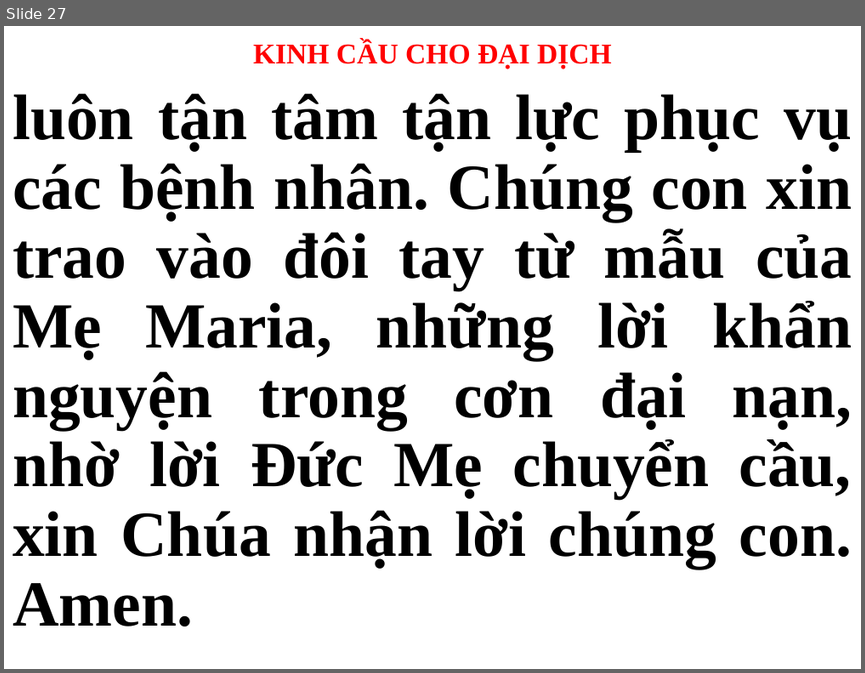
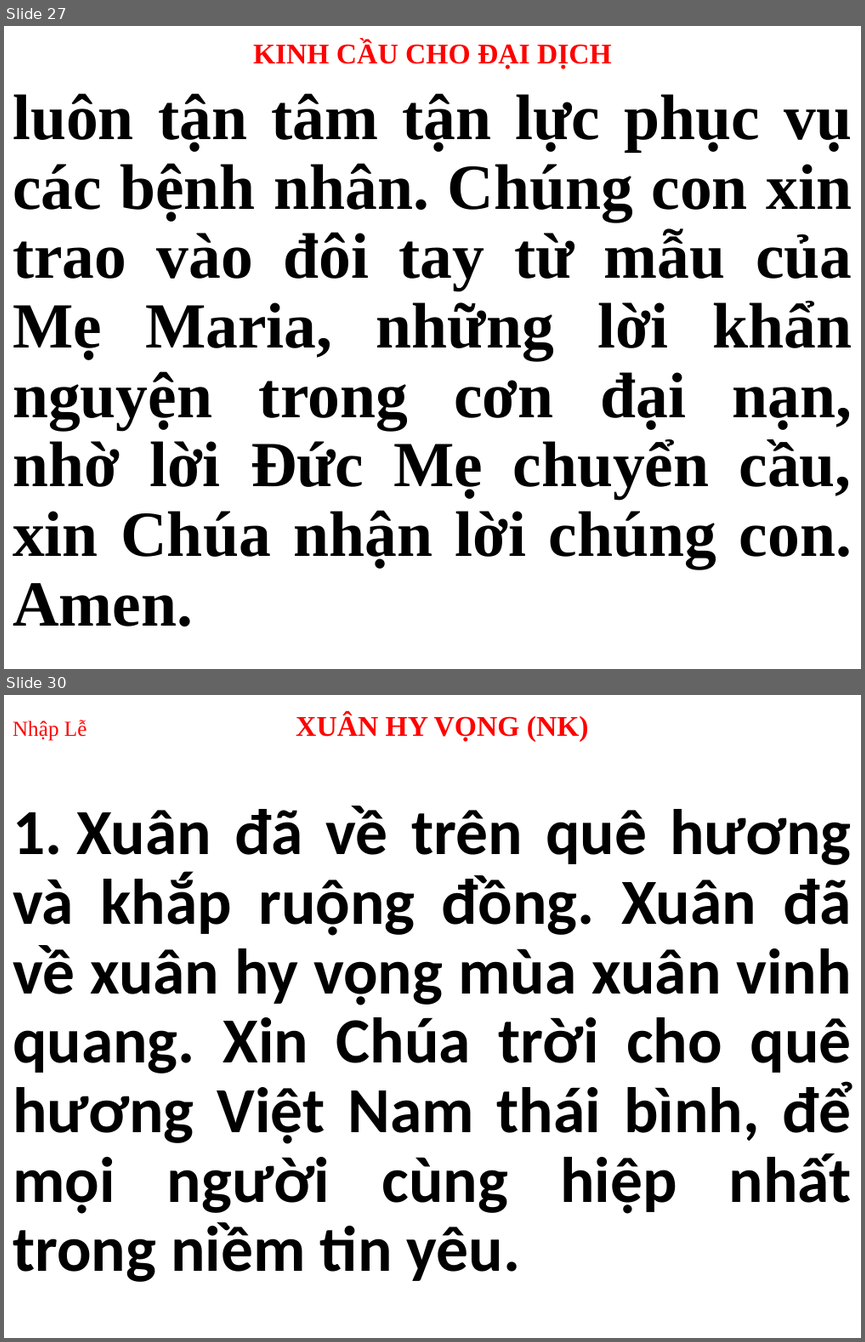
Before and after one commit to webfullstack99/usb-songs, a slide deck: CN.pptx. Shown one above the other, each under a label of ours: slide 27 before the commit, slides 27 and 30 after it; the slides between them are not shown. The pictures are 865x673 and 865x1342 pixels, drawn with LibreOffice and Linux fonts; fonts in the diff are those of the drawing. Boxes give left, top, right and bottom in pixels: in the first picture for what was removed or moved away, otherwise in the second. Text is boxed around its words. In the diff, an @@ line names an element or a change of style, - is before the commit and + after.

```diff
--- a/CN.pptx
+++ b/CN.pptx
@@ slide 30 added at (4, 695, 861, 1338), background #FFFFFF @@
@@ title added at (12, 713, 589, 741), 24 pt, text #FF0000, bold @@
+Nhập Lễ XUÂN HY VỌNG (NK)
@@ subtitle added at (12, 805, 851, 1281), 54 pt, text #000000, bold @@
+1. Xuân đã về trên quê hương và khắp ruộng đồng. Xuân đã về xuân hy vọng mùa xuân vinh quang. Xin Chúa trời cho quê hương Việt Nam thái bình, để mọi người cùng hiệp nhất trong niềm tin yêu.
```
Also in this commit, not shown: 4 slides changed, 30 other slides added, 47 slides removed, 1 other file.
